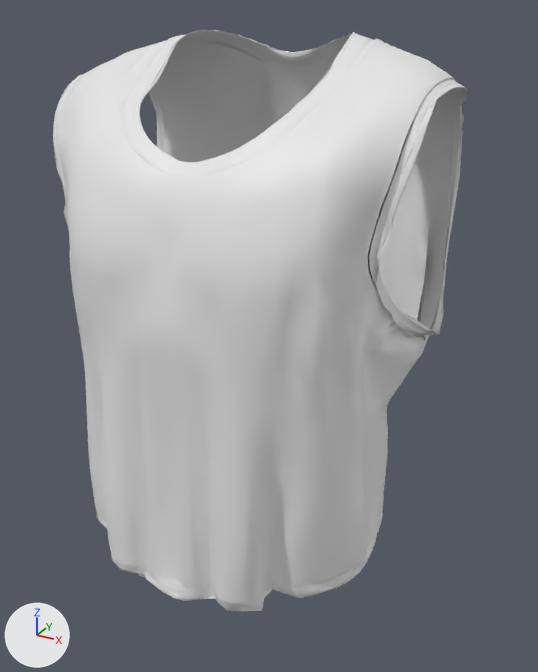
An edit to the glTF model public/3d/avatar/MEN/Body/Average/Sizes/Jersey/Jersey_L.glb, drawn before and after from the same camera.
Both versions are drawn from a camera (50 mm lens) standing at (8.07, -13.26, 29.83) and looking at (0.56, 0.4, 23.0). The axes (+X, +Y, +Z) are drawn at lower left. The lights are the same throughout. Vertices at the same position are counted once.

The first picture shows 'Tankini_for_Genesis.003'.
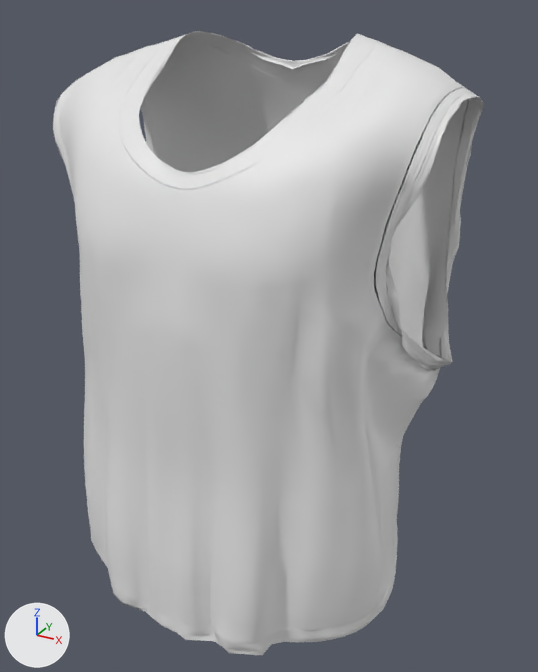
Location of each change, (x1, y1, x2, y2) in pixels of the pictures (538 x 672 px):
'Tankini_for_Genesis.003', reshaped, rescaled (7% taller)
    before: (53, 30, 468, 611)
    after: (53, 31, 484, 655)

The edits, one by one:
me_tankini_for_genesis_013 is used by ob_tankini_for_genesis_003; location (0.0, 0.0, 0.0); rotation (1.571, 0.0, 0.0), in degrees (90, 0, 0); scale (6.26, 6.26, 6.26).
me_tankini_for_genesis_013 had 11126 vertices, 22016 faces and spanned x -0.69..0.68, y 2.86..4.69, z -0.56..0.51.
me_tankini_for_genesis_013 now has 11126 vertices, 22016 faces and spans x -0.71..0.71, y 2.61..4.54, z -0.53..0.49.
me_tankini_for_genesis_013 part 1: 11126 of 11126 vertices moved; they spanned x -0.69..0.68, y 2.86..4.69, z -0.56..0.51 and now span x -0.71..0.71, y 2.61..4.54, z -0.53..0.49; mean shift (0.0, -0.21, 0.0); largest move (0.19, 2.9, 0.45) -> (0.19, 2.62, 0.46).
Object 'Tankini_for_Genesis.003' (ob_tankini_for_genesis_003) is rescaled from (6.26, 6.26, 6.26) to (6.46, 6.46, 6.46).
